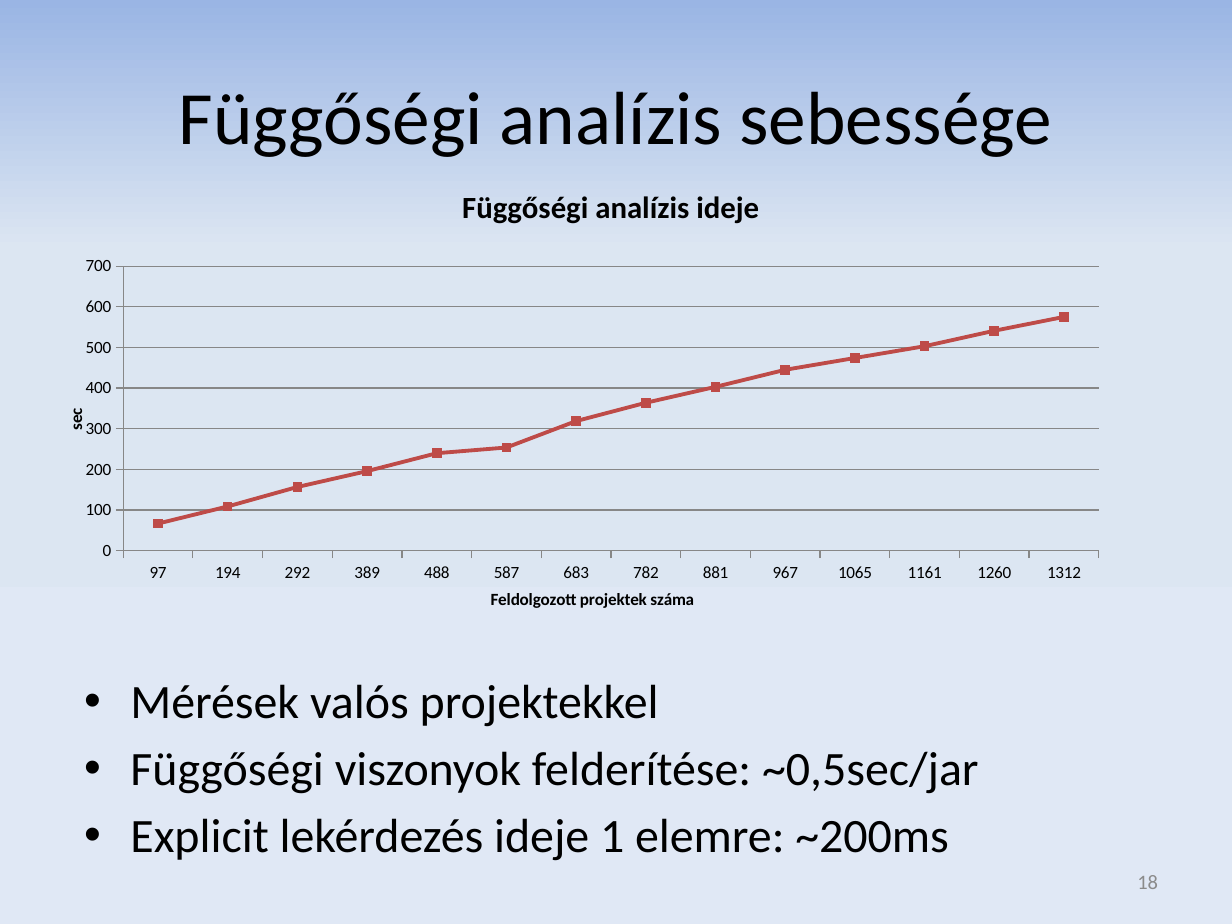
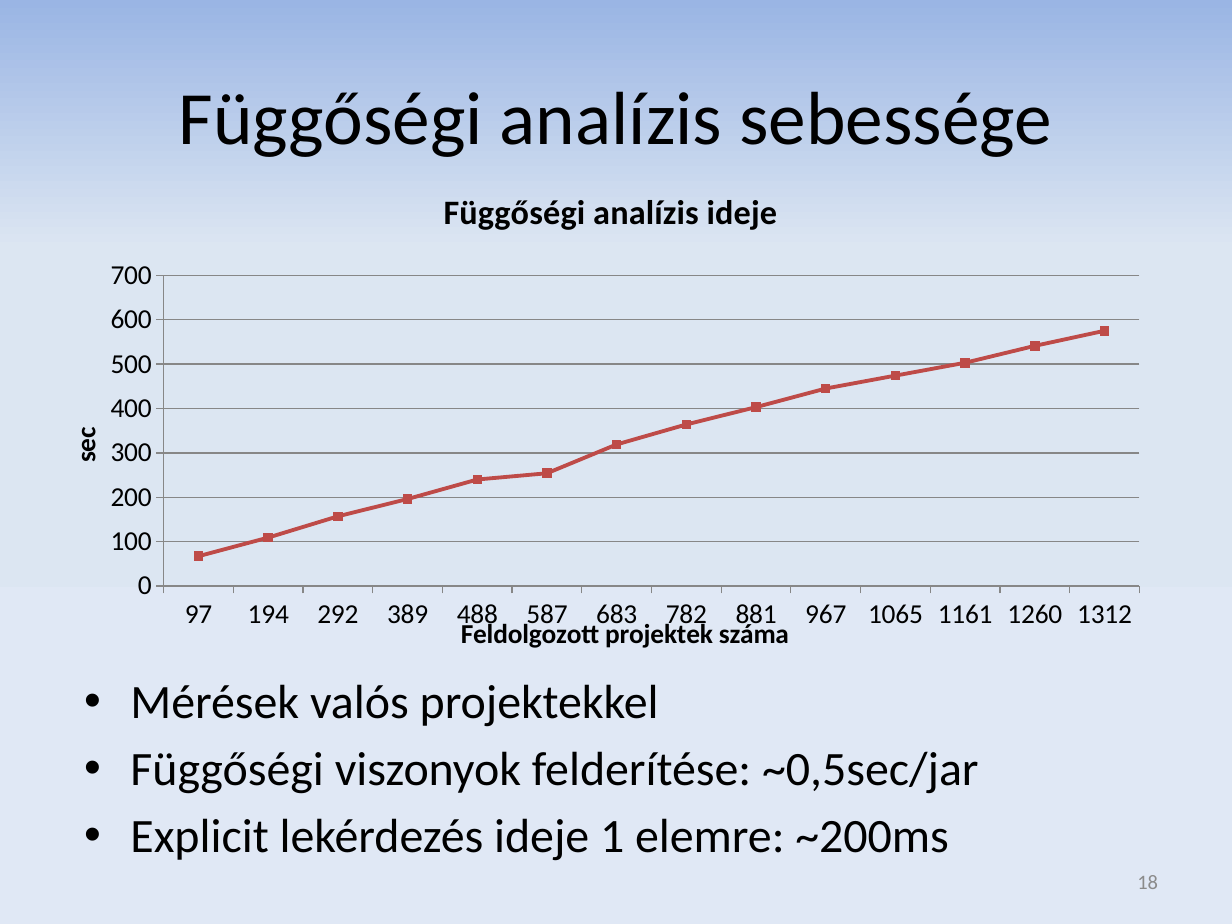
Before and after one commit to donat/incquery-deps, a slide deck: slide 18 of incquery-deps-documentation/presentation/tdk_pres_hu_v2.pptx. Drawn at 1232x924 pixels with LibreOffice and Linux fonts; fonts in the diff are those of the drawing. Boxes give left, top, right and bottom in pixels: in the first picture for what was removed or moved away, otherwise in the second. Text is boxed around its words. In the diff, an @@ line names an element or a change of style, - is before the commit and + after.

```diff
--- a/incquery-deps-documentation/presentation/tdk_pres_hu_v2.pptx
+++ b/incquery-deps-documentation/presentation/tdk_pres_hu_v2.pptx
@@ line chart at [62, 164, 1161, 657] @@
@@ category axis changed @@
@@ value axis changed @@
@@ plot area changed @@
@@ line chart: place and size @@
-line chart at [62, 164, 1161, 616]
+line chart at [62, 164, 1161, 657]
```
Also in this commit, not shown: 3 other slides changed.
